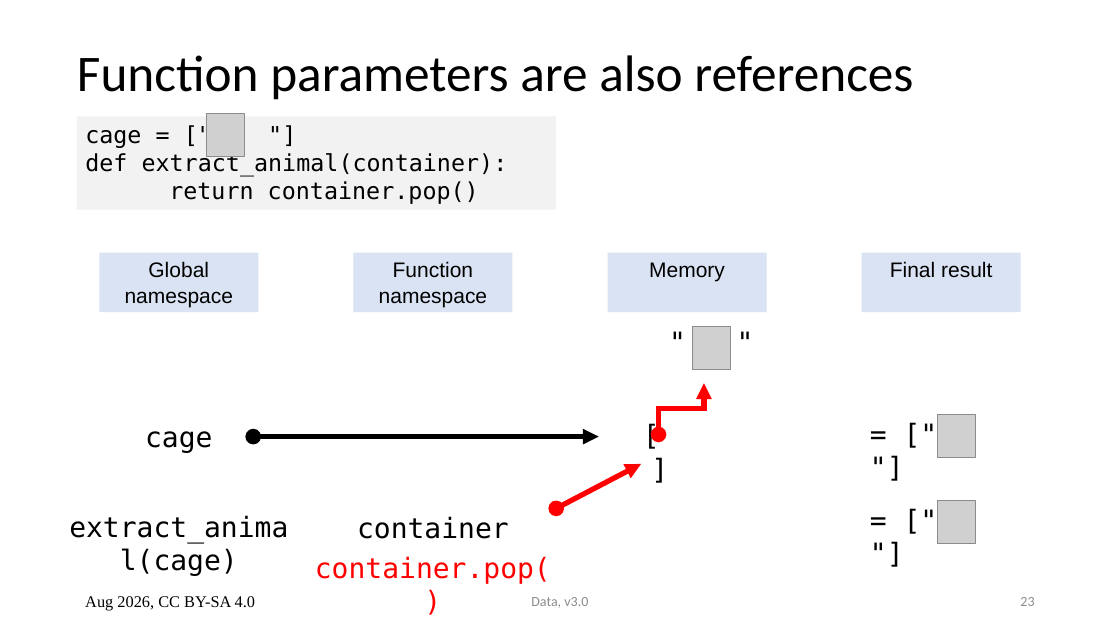
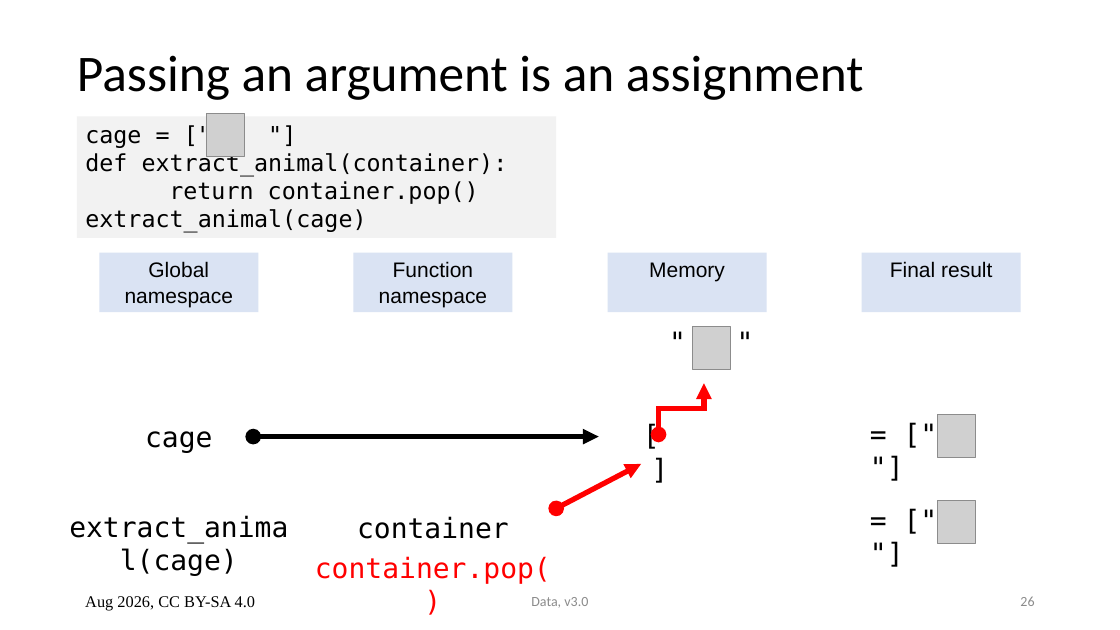
Before and after one commit to ASPP/data_class, a slide deck: slide 26 of numpy.pptx (slide 23 before the commit). Drawn at 1120x630 pixels with LibreOffice and Linux fonts; fonts in the diff are those of the drawing; grey boxes stand for pictures. Boxes give left, top, right and bottom in pixels: in the first picture for what was removed or moved away, otherwise in the second. Text is boxed around its words. In the diff, an @@ line names an element or a change of style, - is before the commit and + after.

Commit message:
Move the slides about argument passing after the discussion about views

```diff
--- a/numpy.pptx
+++ b/numpy.pptx
@@ title at bbox=[77, 55, 864, 100]: text changed @@
-Function parameters are also references
+Passing an argument is an assignment
@@ rectangle "cage = [" "]": place and size @@
-rectangle "cage = [" "]" at bbox=[77, 117, 557, 210]
+rectangle "cage = [" "]" at bbox=[77, 117, 557, 239]
@@ text in rectangle at bbox=[85, 209, 366, 233]: paragraph added @@
+extract_animal(cage)
@@ page number at bbox=[1020, 596, 1034, 606]: text changed @@
-23
+26
```
Also in this commit, not shown: 9 other slides changed.
